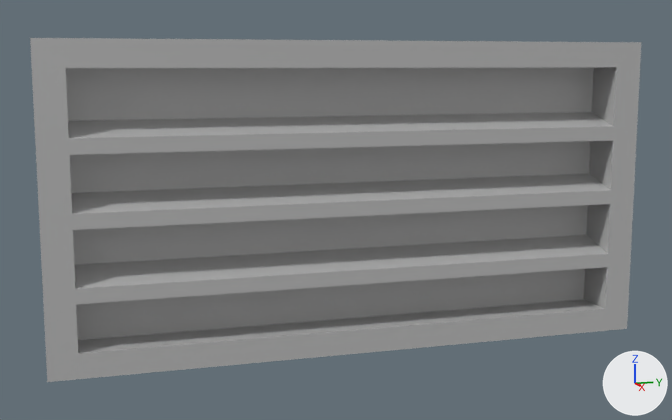
An edit to the Blender file vent/good vent.blend, drawn before and after from the same camera.
One viewpoint serves both versions: a camera (50 mm lens) standing at (6.18, -1.23, 2.11) and looking at (0.16, 0.57, 1.12). The lights are fixed; the arrows at lower right show +X, +Y and +Z.

Before the edit, the objects in view are built like this:
```python
mat_material = principled_material('Material')
mat_material.base_color = (0.5, 0.5, 0.5)  # grey #bcbcbc
mat_material.roughness = 0.4
me_cube_002 = bpy.data.meshes.new('Cube.002')
me_cube_002.from_pydata(...)  # 68 vertices, 51 faces, 10 loose edges; spans x -0.15..0.15, y -2.07..2.07, z -0.11..1.99
me_cube_002.materials.append(mat_material)  # grey #bcbcbc
ob_cube_002 = bpy.data.objects.new('Cube.002', me_cube_002)
ob_cube_002.location = (0.194, 0.71, 0.263)
```
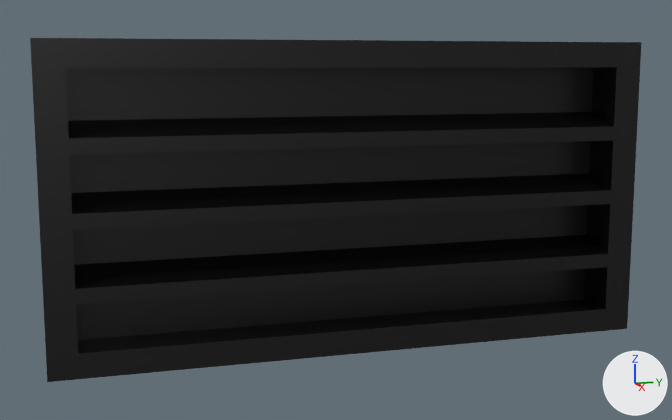
Location of each change, [x1, y1, x2, y2] in pixels of the pictures (672 x 420 px):
'Cube.002', surface changed (grey to black)
    both: [30, 38, 641, 382]

What the commit changed:
Picture 'Untitled.002' (img_untitled_002) is new.
In material 'Material' (mat_material), base_color is no longer (0.5, 0.5, 0.5), grey #bcbcbc.
In material 'Material' (mat_material), texture is now set to img_untitled_002.
